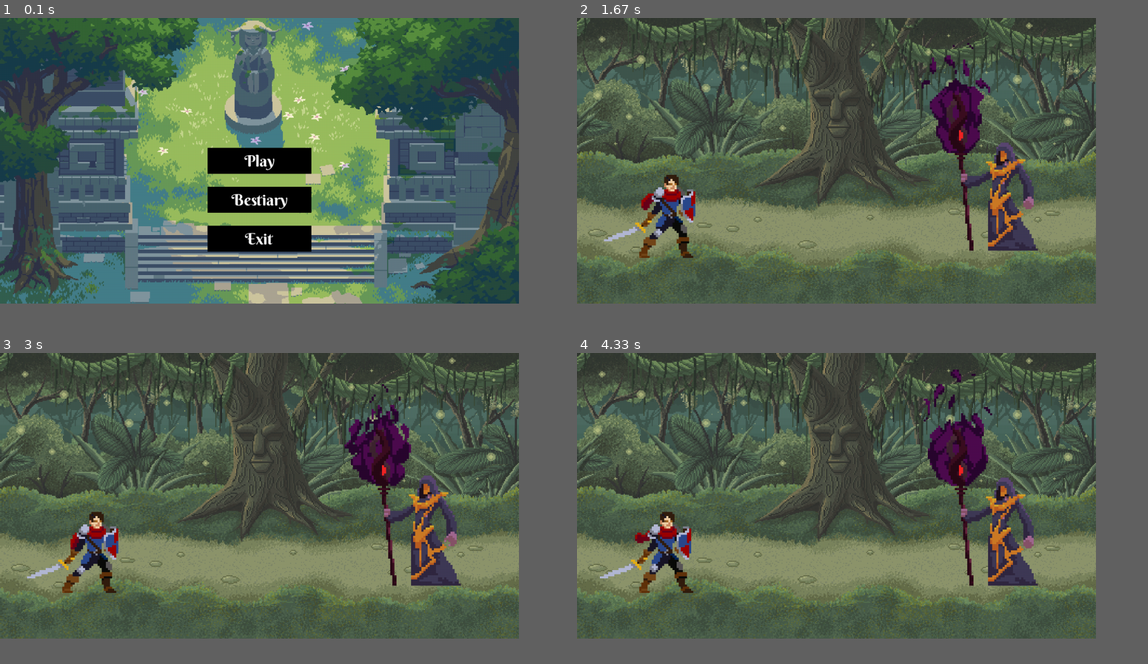
Above: before the commit, frames 1-4 (two rows, left to right).
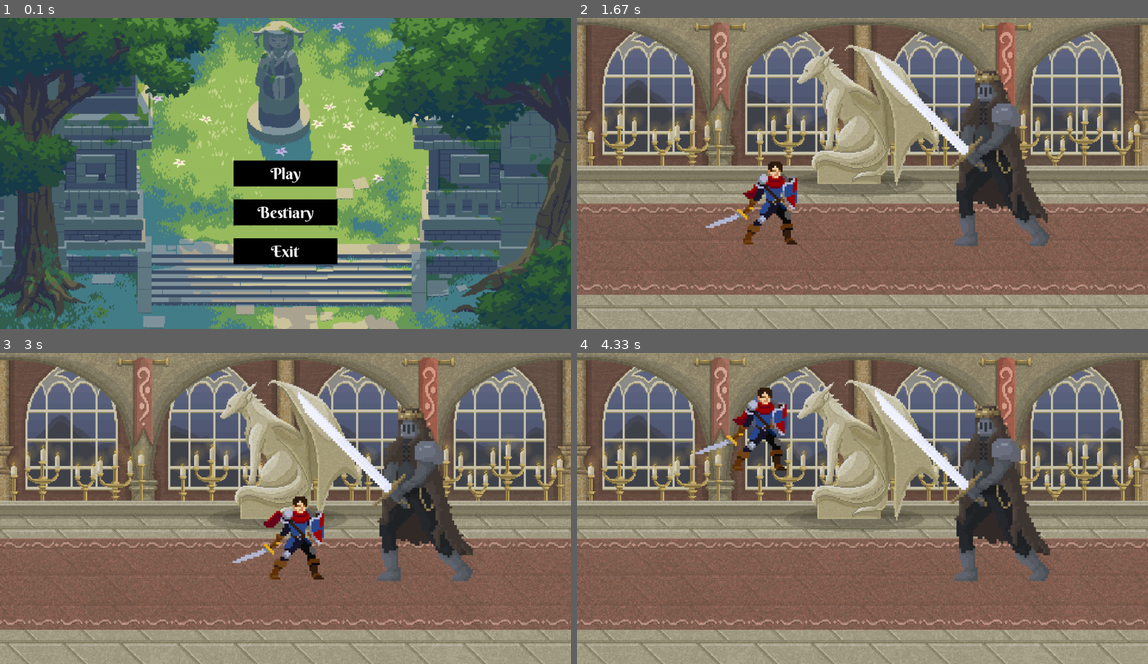
Above: after the commit, the same moments.

Repository: DouglasFernan/ProjetoPOOPygame
Game: pygame game, started from game_engine.py
The game is run twice, just before and just after one commit, with the same random seed, the same clock (stepped at 60 frames per second) and the same inputs.
Inputs:
- Up to frame 1 (0.1 s): no input
- Up to frame 2 (1.67 s): click "Play" at 0.38 s; click "Knight" at 0.72 s; hold M 1-1.47 s; hold D 1-1.47 s; hold D from 1.5 s (still down)
- Up to frame 3 (3 s): release D at 1.97 s; hold W 2-2.3 s; hold D 2.33-2.8 s; hold A from 2.83 s (still down)
- Up to frame 4 (4.33 s): release A at 3.37 s; hold A 3.4-3.8 s; hold W 3.83-4.2 s; hold D from 4.23 s (still down)
In our replay, the window is 818x450 before the commit and 900x490 after it. These sizes can differ from the game's own. Grey fills any space a smaller window leaves; there, only what the larger window draws over its background counts as a difference.

The runs differ from the first frame. In frame 1, 64% of the frame differs, in the area x 0-100%, y 0-100%; in frame 2, 86%; in frame 3, 86%; in frame 4, 86%.

Commit message:
adicionando movimentação e colisão de ataque apenas de knight

Diff:
--- a/game_engine.py
+++ b/game_engine.py
@@ -12,8 +12,8 @@
 pygame.mixer.init()
 pygame.init()
 pygame.display.set_caption('Journey')
-largura = 1000
-altura = 550
+largura = 1100
+altura = 600
 tela = pygame.display.set_mode((largura, altura))
 musica_de_fundo = pygame.mixer.music.load("audio/music/cloud-of-sorrow.wav")
 pygame.mixer.music.play(-1)
@@ -43,17 +43,17 @@
 
 # Instâncias
 
-hunter = Hunter(sprite_hunter)
-warrior = Warrior(sprite_warrior)
-wizard = Wizard(sprite_wizard)
-archer = Archer(sprite_archer)
-knight = Knight()
-
-
-darkwarrior = DarkWarrior(sprite_darkwarrior)
-evilwizard = EvilWizard(sprite_evilwizard)
-evilwizardfire = EvilWizardFire(sprite_evilwizardfire)
-cultist = Cultist()
+hunter = Hunter(sprite_hunter, -120, 60)
+warrior = Warrior(sprite_warrior, -100, 100)
+wizard = Wizard(sprite_wizard, -40, 100)
+archer = Archer(sprite_archer, -20, 170)
+knight = Knight(-20, 250)
+
+
+# darkwarrior = DarkWarrior(sprite_darkwarrior)
+# evilwizard = EvilWizard(sprite_evilwizard)
+# evilwizardfire = EvilWizardFire(sprite_evilwizardfire)
+# cultist = Cultist()
 
 
 menu = pygame.image.load("images/fundo/menu.png").convert()
@@ -82,29 +82,24 @@
 cor_botao = (0, 0, 0)  # cor preta
 cor_texto = (255, 255, 255)  # cor branca
 
-# Configurações do botão "Play"
 play_botao = pygame.Rect(largura // 2 - 100, altura // 2 - 25, 200, 50)
 play_cor = cor_botao
 play_texto = "Play"
 
-# Configurações do botão "Bestiary"
 best_botao = pygame.Rect(largura // 2 - 100, altura // 2 + 50, 200, 50)
 best_cor = cor_botao
 best_texto = "Bestiary"
 
-# Configurações do botão "Exit"
 exit_botao = pygame.Rect(largura // 2 - 100, altura // 2 + 125, 200, 50)
 exit_cor = cor_botao
 exit_texto = "Exit"
 
-# botoes cena escolher personagem
 botao_archer = pygame.Rect(largura // 2 - 100, altura // 2 - 100, 200, 50)
 botao_warrior = pygame.Rect(largura // 2 - 100, altura // 2 - 25, 200, 50)
 botao_hunter = pygame.Rect(largura // 2 - 100, altura // 2 + 50, 200, 50)
 botao_wizard = pygame.Rect(largura // 2 - 100, altura // 2 + 125, 200, 50)
 botao_knight = pygame.Rect(largura // 2 - 100, altura // 2 + 200, 200, 50)
 
-# Configurações do texto
 fonte = pygame.font.Font("fonts/BerkshireSwash-Regular.ttf", 30)
 
 
@@ -112,9 +107,8 @@
     def __init__(self):
         self.player = None
         self.dungeon = Dungeon()
-        self.current_floor = 0
-        self.backgrounds = [menu, battle1, battle2,
-                            battle3, battle4, fundo_best, escolha]
+        # self.backgrounds = [menu, battle1, battle2,
+        #                     battle3, battle4, fundo_best, escolha]
         self.current_cena = "menu"
         self.floor_in_progress = False
 
@@ -137,7 +131,7 @@
                 elif event.type == pygame.MOUSEBUTTONDOWN:
                     if play_botao.collidepoint(event.pos):
                         print("clicou em play")
-                        return "escolher_personagem"  # mudar para a cena de jogar
+                        return "escolher_personagem"
                     elif best_botao.collidepoint(event.pos):
                         pygame.quit()
                         sys.exit()
@@ -146,15 +140,12 @@
                         pygame.quit()
                         sys.exit()
 
-            # Preencher a tela
             tela.blit(escolha, (0, 0))
 
-            # Desenhar os botões retangulos
             pygame.draw.rect(tela, play_cor, play_botao)
             pygame.draw.rect(tela, best_cor, best_botao)
             pygame.draw.rect(tela, exit_cor, exit_botao)
 
-            # Adicionar texto nos botões
             play_texto_renderizado = fonte.render(play_texto, True, cor_texto)
             best_texto_renderizado = fonte.render(best_texto, True, cor_texto)
             exit_texto_renderizado = fonte.render(exit_texto, True, cor_texto)
@@ -166,7 +157,6 @@
             tela.blit(exit_texto_renderizado, (exit_botao.x + (exit_botao.width - exit_texto_renderizado.get_width()
                                                                ) // 2, exit_botao.y + (exit_botao.height - exit_texto_renderizado.get_height()) // 2))
 
-            # Atualizar a tela
             pygame.display.flip()
 
     def cena_escolher_personagem(self):
@@ -194,20 +184,17 @@
 
             tela.blit(escolha, (0, 0))
 
-            # Desenhar o texto
             texto_escolha = fonte.render(
                 "Choose your character", True, cor_botao)
             tela.blit(texto_escolha,
                       ((largura - texto_escolha.get_width()) // 2, 90))
 
-            # Desenhar os botões
             pygame.draw.rect(tela, cor_botao, botao_archer)
             pygame.draw.rect(tela, cor_botao, botao_warrior)
             pygame.draw.rect(tela, cor_botao, botao_hunter)
             pygame.draw.rect(tela, cor_botao, botao_wizard)
             pygame.draw.rect(tela, cor_botao, botao_knight)
 
-            # Adicionar texto nos botões
             texto_archer = fonte.render("Archer", True, cor_texto)
             texto_warrior = fonte.render("Warrior", True, cor_texto)
             texto_hunter = fonte.render("Hunter", True, cor_texto)
@@ -225,42 +212,44 @@
             tela.blit(texto_knight, (botao_knight.x + (botao_knight.width - texto_knight.get_width()) // 2,
                                      botao_knight.y + (botao_knight.height - texto_knight.get_height()) // 2))
 
-            # Atualizar a tela
             pygame.display.flip()
 
-            # Controlar a taxa de atualização
             pygame.time.Clock().tick(60)
 
     def cena_jogar(self):
 
         relogio = pygame.time.Clock()
-
-        # Inicialize o sprite_inimigos com o inimigo do primeiro andar
+        FPS = 30
+
+        # sprite_inimigos com o inimigo do primeiro andar
         sprite_inimigos = pygame.sprite.Group()
         self.dungeon.get_current_floor().create_enemy(sprite_inimigos)
 
         while True:
-            relogio.tick(20)
+            relogio.tick(FPS)
             for event in pygame.event.get():
                 if event.type == QUIT:
                     pygame.quit()
                     sys.exit()
 
-            # Desenhe a imagem de fundo do andar atual
             tela.blit(self.dungeon.get_current_floor().image, (0, 0))
 
-            # Desenhe os elementos na tela
             todas_as_sprites.draw(tela)
 
-            # Verifique se o monstro foi derrotado
+
             if not sprite_inimigos:
-                # Se não houver mais inimigos, avance para o próximo andar
                 if self.dungeon.advance_to_next_floor():
-                    # Atualize a imagem de fundo
                     tela.blit(self.dungeon.get_current_floor().image, (0, 0))
-                    # Recrie os inimigos para o novo andar
-                    sprite_inimigos = pygame.sprite.Group()  # Limpe os inimigos anteriores
+                    # cria os inimigos para o novo andar
+                    sprite_inimigos = pygame.sprite.Group()
                     self.dungeon.get_current_floor().create_enemy(sprite_inimigos)
+
+
+            current_enemy = self.dungeon.get_current_floor().get_current_enemy()
+            # esse for não tinha esperança de dar certo, mas deu, puthon é surreal kkkkkkk
+            for i in todas_as_sprites:
+                i.move(tela, current_enemy)
+
 
             sprite_inimigos.draw(tela)
             sprite_inimigos.update()
@@ -278,17 +267,16 @@
                        Floor("Floor 2", battle2, "EvilWizardFire"),
                        Floor("Floor 3", battle3, "Cultist"),
                        Floor("Floor 4", battle4, "DarkWarrior")]
-        self.current_floor = 0
+        self.current_floor = 3
 
     def get_current_floor(self):
         if 0 <= self.current_floor < len(self.floors):
             return self.floors[self.current_floor]
         else:
-            # Se o andar atual estiver fora dos limites, retorne None ou tome outra ação
             return None
 
-    def advance_to_next_floor(self):
-        # Verifica se há um próximo andar disponível
+    def to_next_floor(self):
+        # verifica se há um próximo andar disponível
         if self.current_floor + 1 < len(self.floors):
             self.current_floor += 1
             return True
@@ -301,9 +289,9 @@
         self.name = name
         self.image = image
         self.enemy_type = enemy_type
+        self.current_enemy = None
 
     def create_enemy(self, group):
-        # Crie uma instância do tipo de inimigo associado ao andar
         if self.enemy_type == "EvilWizard":
             enemy = EvilWizard(sprite_evilwizard)
         elif self.enemy_type == "EvilWizardFire":
@@ -315,13 +303,13 @@
         else:
             enemy = None
 
-        # Adicione o inimigo ao grupo de sprites
         if enemy:
             group.add(enemy)
-
-        # Retorne o inimigo criado
+            self.current_enemy = enemy
         return enemy
 
+    def get_current_enemy(self):
+        return self.current_enemy
 
 run = GameEngine()
 run.run()
--- a/personagens.py
+++ b/personagens.py
@@ -1,4 +1,6 @@
 import pygame
+
+
 
 
 class Personagem:                # Personagem pai
@@ -16,7 +18,7 @@
 
 
 class Wizard(Personagem, pygame.sprite.Sprite):
-    def __init__(self, sprite):
+    def __init__(self, sprite, x, y):
         pygame.sprite.Sprite.__init__(self)
         self.sprites = []
         for i in range(6):
@@ -27,7 +29,8 @@
         self.index_lista = 0
         self.image = self.sprites[self.index_lista]
         self.rect = self.image.get_rect()
-        self.rect.topleft = (-40, 100)
+        self.rect.topleft = (x, y)
+        self.life = 100
 
     def update(self):
         if self.index_lista > 5:
@@ -35,37 +38,34 @@
         self.index_lista += 0.50
         self.image = self.sprites[int(self.index_lista)]
 
-    def ataque_basico(self, alvo):
-        pass
-
-
-# class Guerreiro(Personagem, pygame.sprite.Sprite):
-#     def __init__(self):
-#         pygame.sprite.Sprite.__init__(self)
-#         self.sprites = []
-#         self.sprites.append(pygame.image.load("sprites/warrior/sprite_0.png"))
-#         self.sprites.append(pygame.image.load("sprites/warrior/sprite_1.png"))
-#         self.sprites.append(pygame.image.load("sprites/warrior/sprite_2.png"))
-#         self.atual = 0
-#         self.image = self.sprites[self.atual]
-#         self.image = pygame.transform.scale(self.image, (32*6, 32*6))
-
-#         self.rect = self.image.get_rect()
-#         self.rect.topleft = 100, 250
-
-#     def update(self):
-#         self.atual = self.atual + 0.5
-#         if self.atual >= len(self.sprites):
-#             self.atual = 0
-#         self.image = self.sprites[int(self.atual)]
-#         self.image = pygame.transform.scale(self.image, (32*6, 32*6))
-
-#     def ataque_basico(self, alvo):
-#         pass
+    def draw_life(self, x, y):
+        life = self.life
+        taxa = life / 100  # == 1
+
+    def move(self):
+        SPEED = 10
+        dx = 0  # (direction x) nada muda, posição do jogador está parada
+        dy = 0
+
+        # press teclas
+        key = pygame.key.get_pressed()
+
+        # movimento
+        if key[pygame.K_a]:
+            dx = - SPEED
+        if key[pygame.K_d]:
+            dx = SPEED
+
+        # update position
+        self.rect.x += dx
+        self.rect.x += dy
+
+    def ataque_basico(self):
+        pass
 
 
 class Warrior(Personagem, pygame.sprite.Sprite):
-    def __init__(self, sprite):
+    def __init__(self, sprite, x, y):
         pygame.sprite.Sprite.__init__(self)
         self.sprites = []
         for i in range(10):
@@ -76,7 +76,7 @@
         self.index_lista = 0
         self.image = self.sprites[self.index_lista]
         self.rect = self.image.get_rect()
-        self.rect.topleft = (-100, 100)
+        self.rect.topleft = (x, y)
 
     def update(self):
         if self.index_lista > 9:
@@ -84,12 +84,30 @@
         self.index_lista += 0.50
         self.image = self.sprites[int(self.index_lista)]
 
+    def move(self):
+        SPEED = 10
+        dx = 0  # (direction x) nada muda, posição do jogador está parada
+        dy = 0
+
+        # press teclas
+        key = pygame.key.get_pressed()
+
+        # movimento
+        if key[pygame.K_a]:
+            dx = - SPEED
+        if key[pygame.K_d]:
+            dx = SPEED
+
+        # update position
+        self.rect.x += dx
+        self.rect.x += dy
+
     def ataque_basico(self, alvo):
         pass
 
 
 class Hunter(Personagem, pygame.sprite.Sprite):
-    def __init__(self, sprite):
+    def __init__(self, sprite, x, y):
         pygame.sprite.Sprite.__init__(self)
         self.sprites = []
         for i in range(8):
@@ -100,7 +118,7 @@
         self.index_lista = 0
         self.image = self.sprites[self.index_lista]
         self.rect = self.image.get_rect()
-        self.rect.topleft = (-120, 60)  # -120, 60
+        self.rect.topleft = (x, y)  # -120, 60
 
     def update(self):
         if self.index_lista > 7:
@@ -108,12 +126,30 @@
         self.index_lista += 0.50
         self.image = self.sprites[int(self.index_lista)]
 
+    def move(self):
+        SPEED = 10
+        dx = 0  # (direction x) nada muda, posição do jogador está parada
+        dy = 0
+
+        # press teclas
+        key = pygame.key.get_pressed()
+
+        # movimento
+        if key[pygame.K_a]:
+            dx = - SPEED
+        if key[pygame.K_d]:
+            dx = SPEED
+
+        # update position
+        self.rect.x += dx
+        self.rect.x += dy
+
     def ataque_basico(self, alvo):
         pass
 
 
 class Archer(Personagem, pygame.sprite.Sprite):
-    def __init__(self, sprite):
+    def __init__(self, sprite, x, y):
         pygame.sprite.Sprite.__init__(self)
         self.sprites = []
         for i in range(10):
@@ -124,7 +160,7 @@
         self.index_lista = 0
         self.image = self.sprites[self.index_lista]
         self.rect = self.image.get_rect()
-        self.rect.topleft = (-20, 170)
+        self.rect.topleft = (x, y)
 
     def update(self):
         if self.index_lista > 9:
@@ -132,27 +168,56 @@
         self.index_lista += 0.50
         self.image = self.sprites[int(self.index_lista)]
 
+    def move(self):
+        SPEED = 10
+        dx = 0  # (direction x) nada muda, posição do jogador está parada
+        dy = 0
+
+        # press teclas
+        key = pygame.key.get_pressed()
+
+        # movimento
+        if key[pygame.K_a]:
+            dx = - SPEED
+        if key[pygame.K_d]:
+            dx = SPEED
+
+        # update position
+        self.rect.x += dx
+        self.rect.x += dy
+
     def ataque_basico(self, alvo):
         pass
 
 
 class Knight(Personagem, pygame.sprite.Sprite):
-    def __init__(self):
-        pygame.sprite.Sprite.__init__(self)
-        self.sprites = []
-        self.sprites.append(pygame.image.load("sprites/knight/HeroKnight_Idle_0.png"))
-        self.sprites.append(pygame.image.load("sprites/knight/HeroKnight_Idle_1.png"))
-        self.sprites.append(pygame.image.load("sprites/knight/HeroKnight_Idle_2.png"))
-        self.sprites.append(pygame.image.load("sprites/knight/HeroKnight_Idle_3.png"))
-        self.sprites.append(pygame.image.load("sprites/knight/HeroKnight_Idle_4.png"))
-        self.sprites.append(pygame.image.load("sprites/knight/HeroKnight_Idle_5.png"))
-        self.sprites.append(pygame.image.load("sprites/knight/HeroKnight_Idle_6.png"))
-        self.sprites.append(pygame.image.load("sprites/knight/HeroKnight_Idle_7.png"))
+    def __init__(self, x, y):
+        pygame.sprite.Sprite.__init__(self)
+        self.vel_y = 0
+        self.jump = False
+        self.attack_type = 0
+        self.sprites = []
+        self.sprites.append(pygame.image.load(
+            "sprites/knight/HeroKnight_Idle_0.png"))
+        self.sprites.append(pygame.image.load(
+            "sprites/knight/HeroKnight_Idle_1.png"))
+        self.sprites.append(pygame.image.load(
+            "sprites/knight/HeroKnight_Idle_2.png"))
+        self.sprites.append(pygame.image.load(
+            "sprites/knight/HeroKnight_Idle_3.png"))
+        self.sprites.append(pygame.image.load(
+            "sprites/knight/HeroKnight_Idle_4.png"))
+        self.sprites.append(pygame.image.load(
+            "sprites/knight/HeroKnight_Idle_5.png"))
+        self.sprites.append(pygame.image.load(
+            "sprites/knight/HeroKnight_Idle_6.png"))
+        self.sprites.append(pygame.image.load(
+            "sprites/knight/HeroKnight_Idle_7.png"))
         self.atual = 0
         self.image = self.sprites[self.atual]
 
         self.rect = self.image.get_rect()
-        self.rect.topleft = (-20, 250)
+        self.rect.topleft = (x, y)
 
     def update(self):
         self.atual = self.atual + 0.5
@@ -161,5 +226,53 @@
         self.image = self.sprites[int(self.atual)]
         self.image = pygame.transform.scale(self.image, (100*4, 55*4))
 
-    def ataque_basico(self, alvo):
-        pass
+    def move(self, surface, target):
+        SPEED = 10
+        GRAVITY = 2
+        dx = 0  # (direction x) nada muda, posição do jogador está parada
+        dy = 0
+
+        # press teclas
+        key = pygame.key.get_pressed()
+
+        # movimento
+        if key[pygame.K_a]:
+            dx = - SPEED
+        if key[pygame.K_d]:
+            dx = SPEED
+
+        # pulo
+        if key[pygame.K_w] and self.jump == False:
+            self.vel_y = -30
+            self.jump = True
+
+        # atacar
+        if key[pygame.K_m]:
+            self.attack_type = 1
+            self.attack(surface, target)
+        # aplicar gravidade
+        self.vel_y += GRAVITY
+        dy += self.vel_y
+
+        # permanacer na tela
+        if self.rect.left + dx < 0:
+            dx = - self.rect.left
+        if self.rect.right + dx > 950:
+            dx = 950 - self.rect.right
+
+        if self.rect.bottom + dy > 600 - 320:
+            self.vel_y = 0
+            self.jump = False
+            dy = 600 - 320 - self.rect.bottom
+
+        # update position
+        self.rect.x += dx
+        self.rect.y += dy
+
+    def attack(self, surface, target):
+        attacking_rect = pygame.Rect(self.rect.centerx, self.rect.y, self.rect.width, self.rect.height) #coordenada x, y, largura e altura. será o alcance do ataque
+        if attacking_rect.colliderect(target.rect):
+            print("hit")
+
+
+        pygame.draw.rect(surface, (0, 255, 0), attacking_rect)
